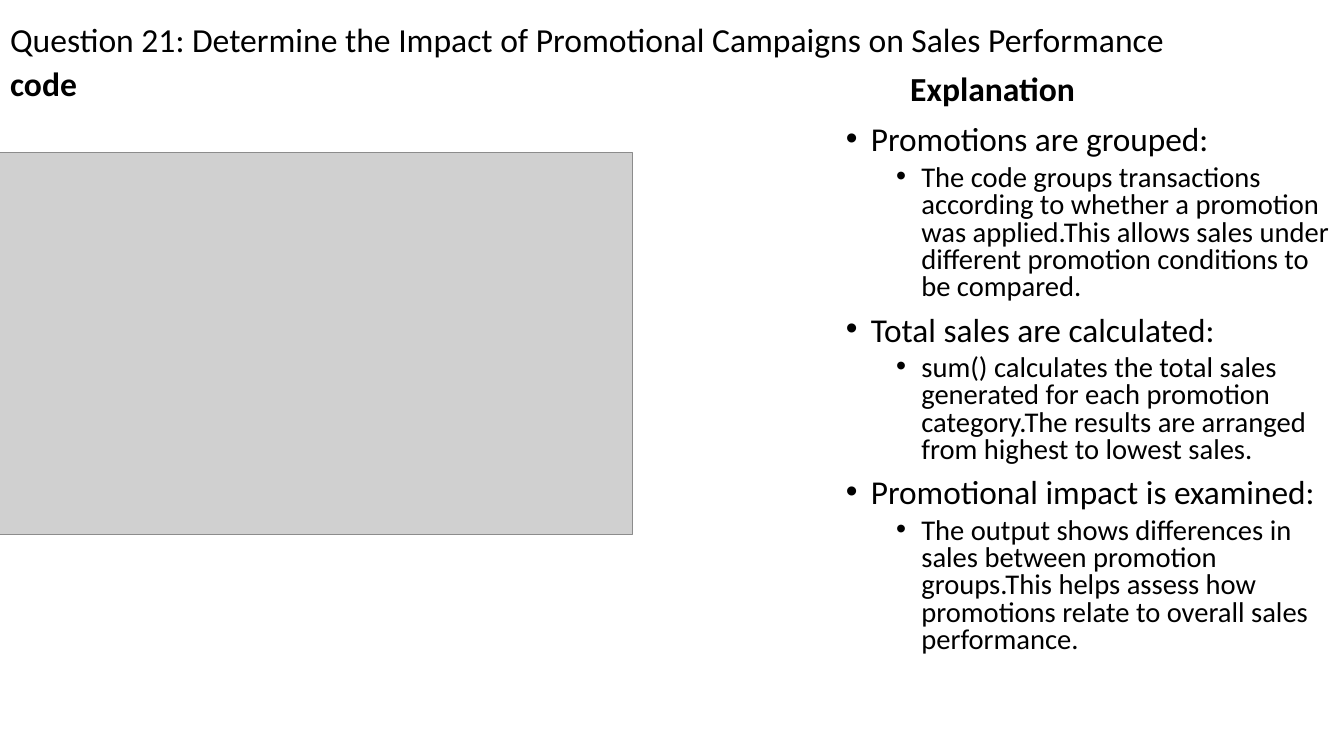
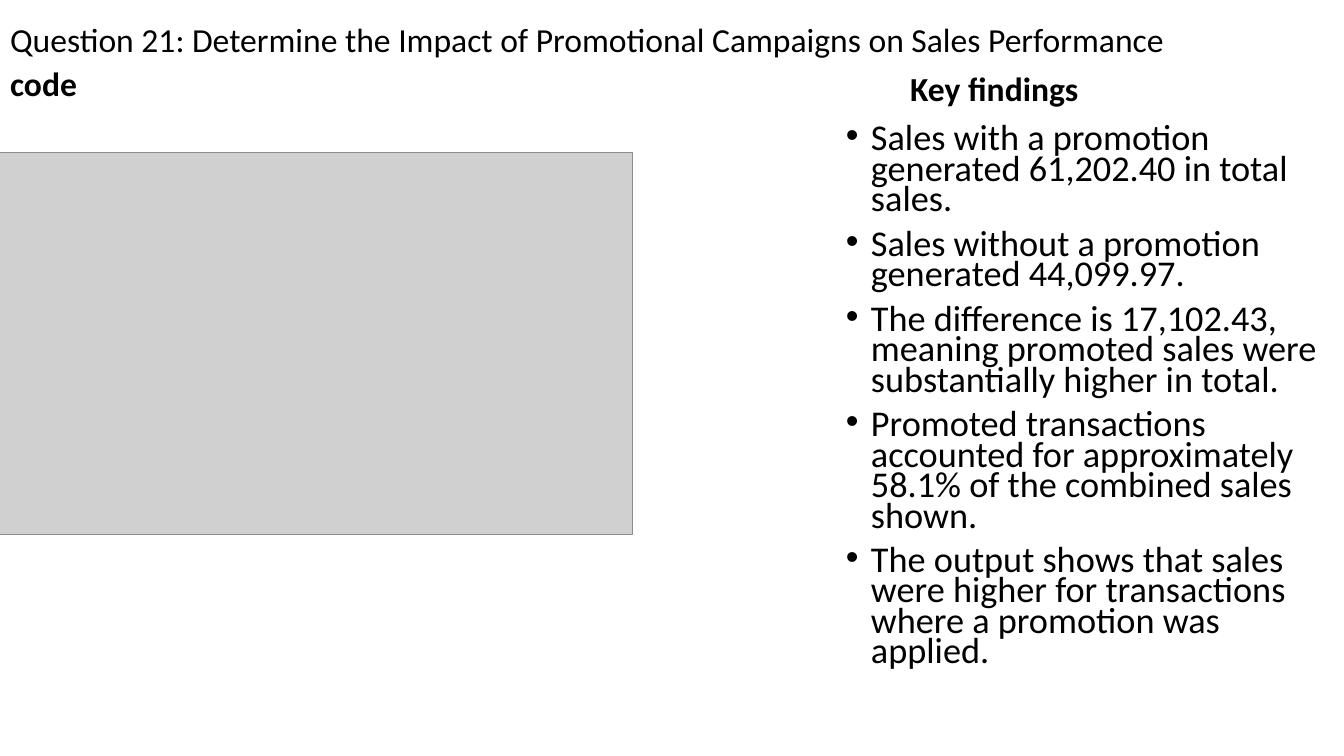
Before and after one commit to roykiptala/Datascience-workshop, a slide deck: slide 36 of Projects/RETAIL SALES AND CUSTOMER ANALYTICS.pptx (slide 35 before the commit). Drawn at 1344x756 pixels with LibreOffice and Linux fonts; fonts in the diff are those of the drawing; grey boxes stand for pictures. Boxes give left, top, right and bottom in pixels: in the first picture for what was removed or moved away, otherwise in the second. Text is boxed around its words. In the diff, an @@ line names an element or a change of style, - is before the commit and + after.

```diff
--- a/Projects/RETAIL SALES AND CUSTOMER ANALYTICS.pptx
+++ b/Projects/RETAIL SALES AND CUSTOMER ANALYTICS.pptx
@@ text at (910, 77, 1078, 107): text changed @@
-Explanation
+Key findings
@@ text at (871, 124, 1317, 669): text changed; size 20.4 to 25.9 pt @@
-• Promotions are grouped:
-  • The code groups transactions according to whether a promotion was applied.This allows sales under different promotion conditions to be compared.
-• Total sales are calculated:
-  • sum() calculates the total sales generated for each promotion category.The results are arranged from highest to lowest sales.
-• Promotional impact is examined:
-  • The output shows differences in sales between promotion groups.This helps assess how promotions relate to overall sales performance.
+• Sales with a promotion generated 61,202.40 in total sales.
+• Sales without a promotion generated 44,099.97.
+• The difference is 17,102.43, meaning promoted sales were substantially higher in total.
+• Promoted transactions accounted for approximately 58.1% of the combined sales shown.
+• The output shows that sales were higher for transactions where a promotion was applied.
```
Also in this commit, not shown: 34 other slides changed, 1 slide added, 8 other files.
